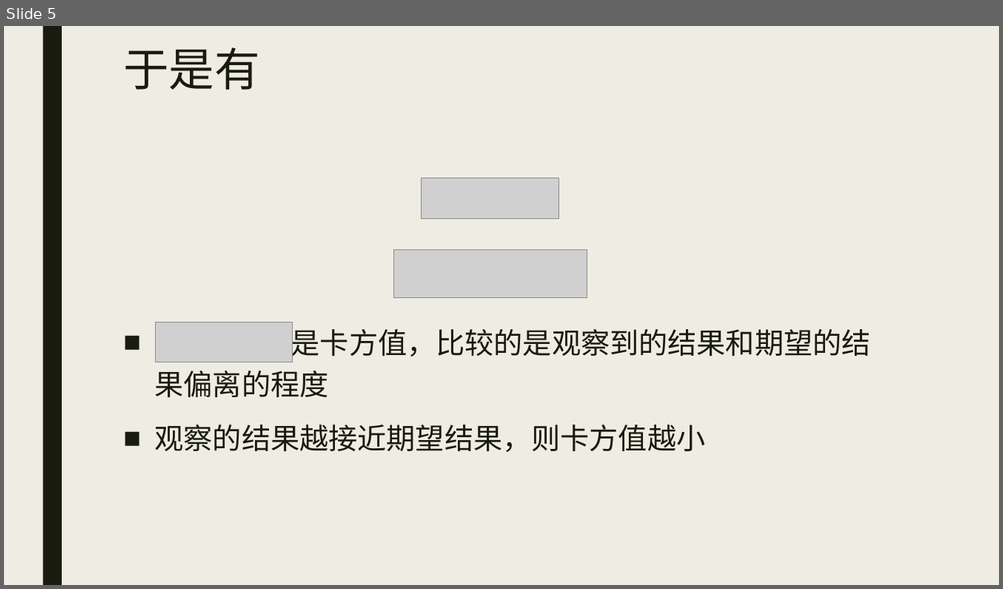
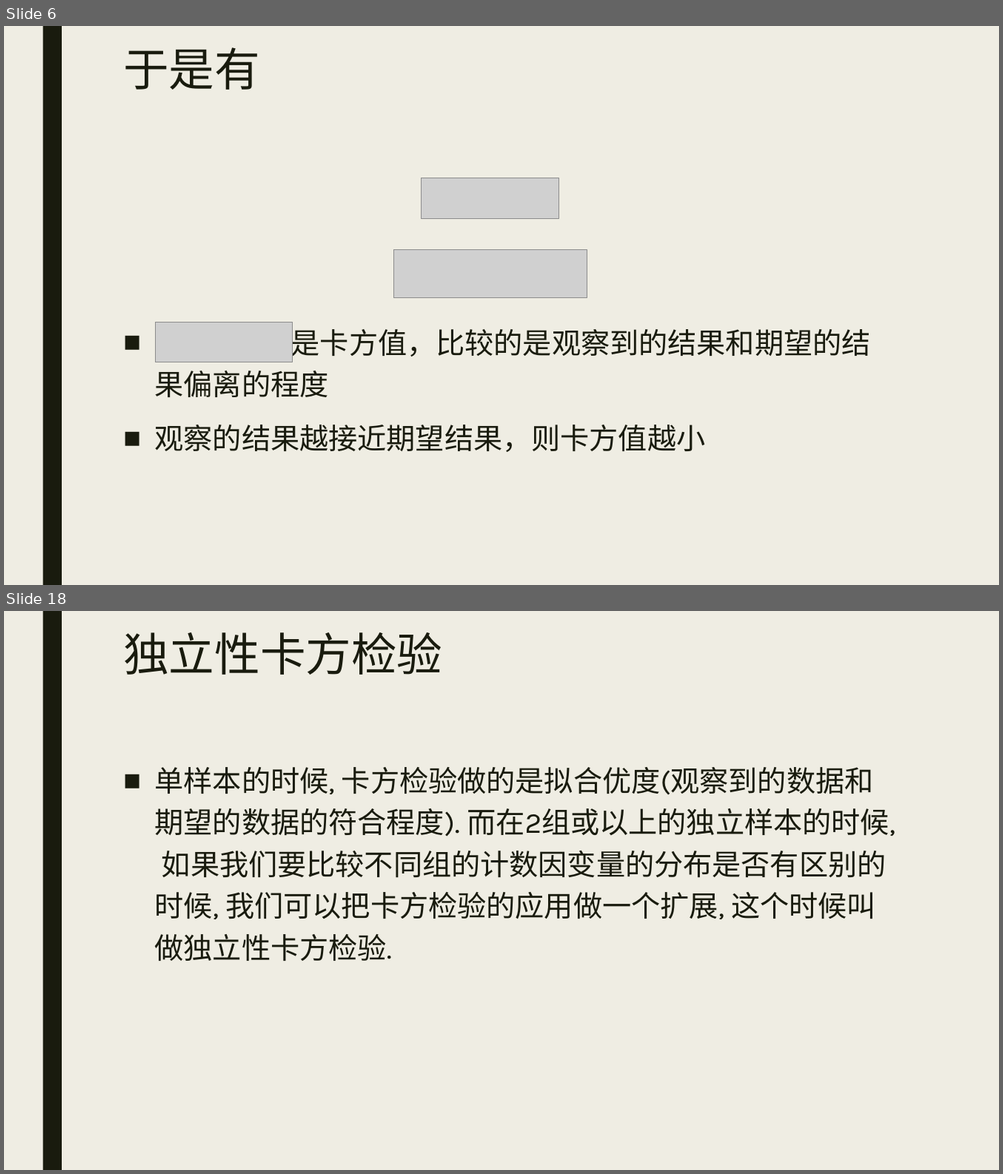
Before and after one commit to beneon/medstat, a slide deck: lect-7/卡方检验.pptx. Shown one above the other, each under a label of ours: slide 5 before the commit, slides 6 and 18 after it; the slides between them are not shown. The pictures are 1003x589 and 1003x1174 pixels, drawn with LibreOffice and Linux fonts; fonts in the diff are those of the drawing; grey boxes stand for pictures. Boxes give left, top, right and bottom in pixels: in the first picture for what was removed or moved away, otherwise in the second. Text is boxed around its words. In the diff, an @@ line names an element or a change of style, - is before the commit and + after.

```diff
--- a/lect-7/卡方检验.pptx
+++ b/lect-7/卡方检验.pptx
@@ slide 18 added at (4, 611, 999, 1170), background #EFEDE3; not listed: 1 template element that a slide beside it also shows @@
@@ title added at (123, 632, 442, 675), 44 pt, text #191B0E @@
+独立性卡方检验
@@ text added at (155, 767, 895, 961), 28 pt, text #191B0E @@
+■ 单样本的时候, 卡方检验做的是拟合优度(观察到的数据和期望的数据的符合程度). 而在2组或以上的独立样本的时候, 如果我们要比较不同组的计数因变量的分布是否有区别的时候, 我们可以把卡方检验的应用做一个扩展, 这个时候叫做独立性卡方检验.
@@ what was slide 5 is now slide 6 @@
```
Also in this commit, not shown: 1 slide changed, 13 other slides added, 20 other files.
